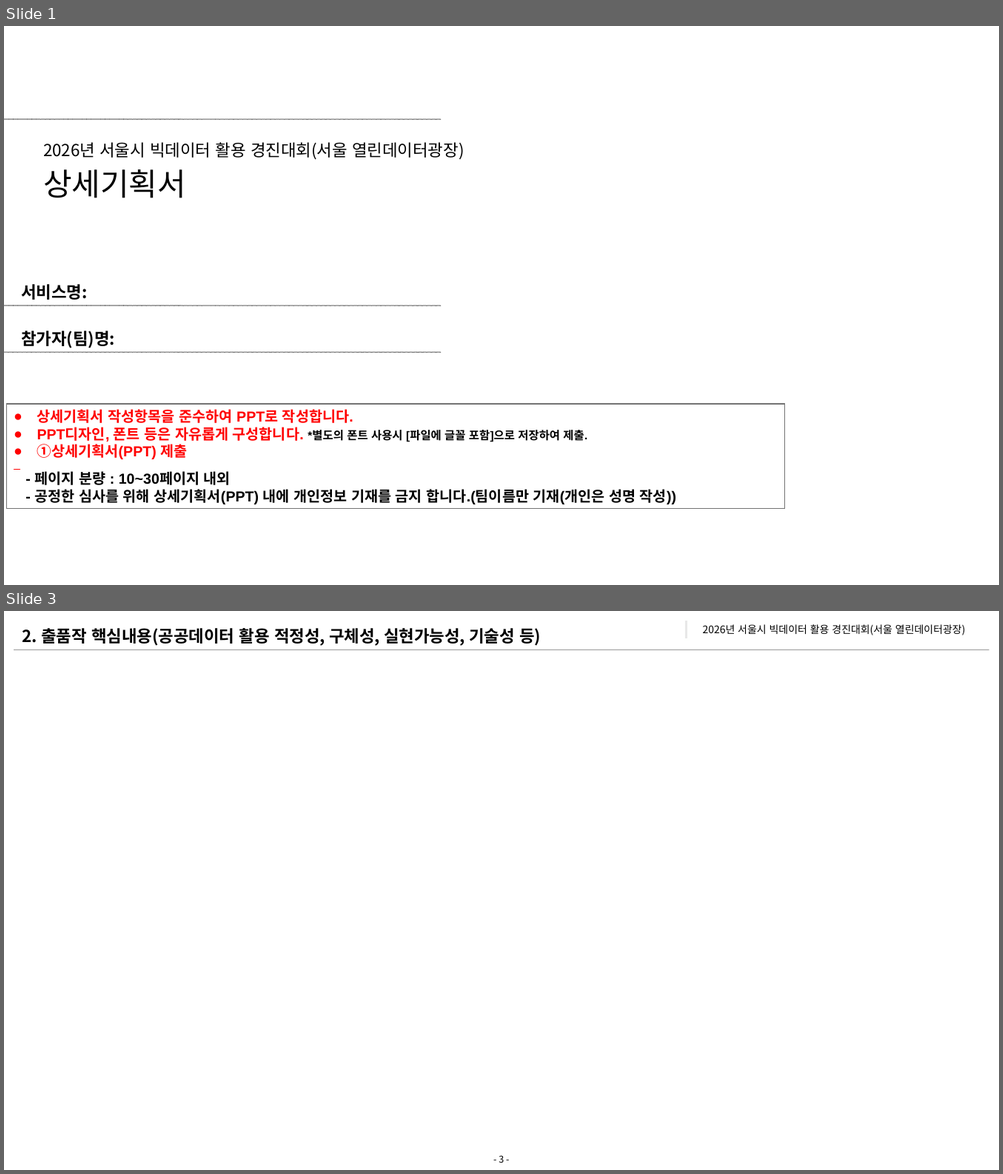
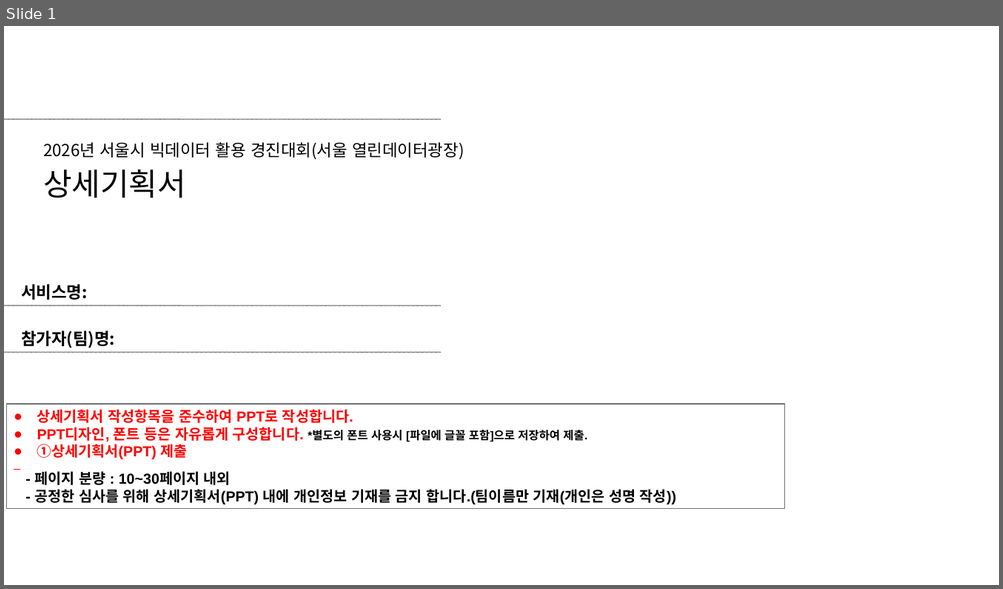
Before and after one commit to 2026-DSLab/2026-Seoul-Bigdata-Contest, a slide deck: 제출서류/[2026 서울시 빅데이터 활용 경진대회_창업부분]_팀명_서비스명_상세기획서.ppt. Shown one above the other, each under a label of ours: slides 1 and 3 before the commit, slide 1 after it; the slides between them are not shown. The pictures are 1003x1174 and 1003x589 pixels, drawn with LibreOffice and Linux fonts; fonts in the diff are those of the drawing; background and template pictures are left out. Boxes give left, top, right and bottom in pixels: in the first picture for what was removed or moved away, otherwise in the second. Text is boxed around its words. In the diff, an @@ line names an element or a change of style, - is before the commit and + after.

```diff
--- a/제출서류/[2026 서울시 빅데이터 활용 경진대회_창업부분]_팀명_서비스명_상세기획서.ppt
+++ b/제출서류/[2026 서울시 빅데이터 활용 경진대회_창업부분]_팀명_서비스명_상세기획서.ppt
@@ slide 3 removed at box(4, 611, 999, 1170), background #FFFFFF @@
@@ text removed at box(22, 628, 540, 646) @@
-2. 출품작 핵심내용(공공데이터 활용 적정성, 구체성, 실현가능성, 기술성 등)
@@ rectangle removed at box(684, 620, 688, 640) @@
@@ text removed at box(703, 624, 965, 635) @@
-2026년 서울시 빅데이터 활용 경진대회(서울 열린데이터광장)
@@ line removed from (14, 649) to (988, 649) @@
@@ page number removed at box(498, 1156, 504, 1163) @@
-- 3 -
```
Also in this commit, not shown: 19 slides added, 6 other slides removed.
